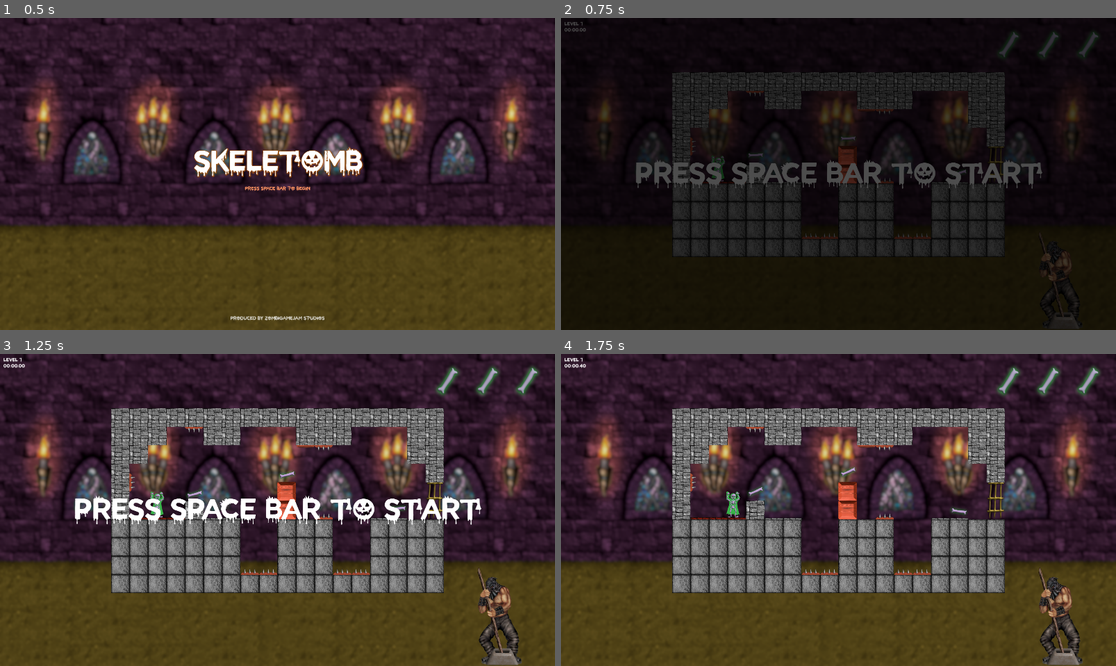
Above: before the commit, frames 1-4 (two rows, left to right).
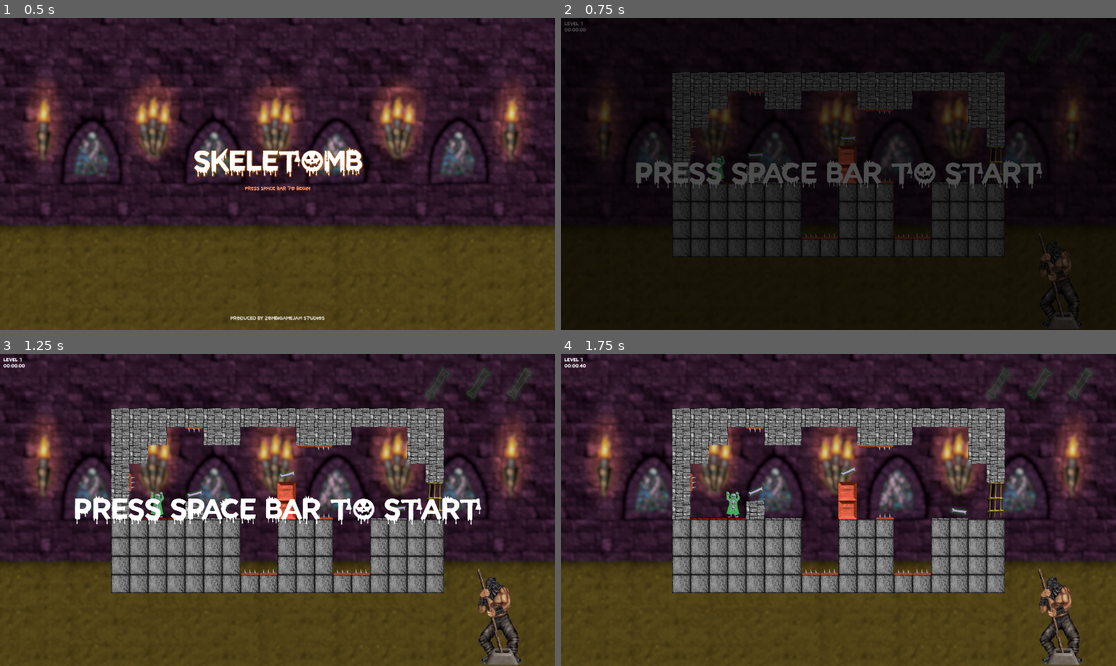
Above: after the commit, the same moments.

Repository: Drew-Wagner/Spectros
Game: Godot game, scene res://scenes/main_menu.tscn
Same seed, same stepped clock (60 frames per second), same inputs: the game is played once before the commit and once after it. Sound files missing from this copy of the repository are replaced by a short silence.
Inputs:
- Up to frame 1 (0.5 s): no input
- Up to frame 2 (0.75 s): click "PRESS SPACE BAR TO BEGIN" at 0.5 s
- Up to frame 3 (1.25 s): no input
- Up to frame 4 (1.75 s): tap Space (toggle) at 1.25, 1.35 s

Frame 1 is identical in both runs. In frame 2, 0.2% of the frame differs, in the area x 78-97%, y 4-13%; in frame 3, 0.6%, in the area x 76-98%, y 4-99%; in frame 4, 0.6%.

Commit message:
Bone Collection display now scales when resizing window.

Diff:
--- a/gui/bone_collection.gd
+++ b/gui/bone_collection.gd
@@ -1,9 +1,9 @@
-extends Control
+extends MarginContainer
 class_name BoneCollection
 
 @export var bone_icon_scene: PackedScene
 
-@onready var hbox = $BoneCollection/HBoxContainer
+@onready var hbox = $HBoxContainer
 
 var bone_amount: int
 var bone_icons: Array[BoneIcon]
@@ -29,5 +29,4 @@
 	bones_collected_amount += 1
 
 func _turn_on_bone_by_number(number: int):
-	bone_icons[bone_amount - number - 1].bone_full.show()
-	bone_icons[bone_amount - number - 1].bone_empty.hide()
+	bone_icons[bone_amount - number - 1].set_full_texture()
--- a/gui/bone_collection.tscn
+++ b/gui/bone_collection.tscn
@@ -1,28 +1,20 @@
-[gd_scene load_steps=2 format=3 uid="uid://cxxbjbc1q5rmg"]
+[gd_scene load_steps=3 format=3 uid="uid://cxxbjbc1q5rmg"]
 
 [ext_resource type="Script" path="res://gui/bone_collection.gd" id="1_ehhpd"]
+[ext_resource type="PackedScene" uid="uid://chv82bw6fflfk" path="res://gui/bone_icon.tscn" id="2_iad1v"]
 
-[node name="BoneCollection" type="Control"]
-layout_mode = 3
-anchors_preset = 0
-offset_top = 32.0
-offset_right = 64.0
-offset_bottom = 96.0
-script = ExtResource("1_ehhpd")
-
-[node name="BoneCollection" type="MarginContainer" parent="."]
-custom_minimum_size = Vector2(64, 64)
-layout_mode = 1
+[node name="BoneCollection" type="MarginContainer"]
 anchors_preset = 1
 anchor_left = 1.0
 anchor_right = 1.0
-offset_left = -40.0
-offset_bottom = 40.0
+offset_left = -160.0
+offset_bottom = 160.0
 grow_horizontal = 0
 theme_override_constants/margin_top = 32
 theme_override_constants/margin_right = 32
+script = ExtResource("1_ehhpd")
+bone_icon_scene = ExtResource("2_iad1v")
 
-[node name="HBoxContainer" type="HBoxContainer" parent="BoneCollection"]
-custom_minimum_size = Vector2(64, 64)
+[node name="HBoxContainer" type="HBoxContainer" parent="."]
 layout_mode = 2
-theme_override_constants/separation = 10
+theme_override_constants/separation = -40
--- a/gui/bone_icon.gd
+++ b/gui/bone_icon.gd
@@ -1,5 +1,8 @@
 extends TextureRect
 class_name BoneIcon
 
-@onready var bone_full: Sprite2D = $BoneFull
-@onready var bone_empty: Sprite2D = $BoneEmpty
+@export var bone_full_texture: Texture2D
+
+
+func set_full_texture():
+	texture = bone_full_texture
--- a/gui/bone_icon.tscn
+++ b/gui/bone_icon.tscn
@@ -6,16 +6,11 @@
 
 [node name="BoneIcon" type="TextureRect"]
 custom_minimum_size = Vector2(128, 128)
-offset_right = 128.0
+offset_right = 160.0
 offset_bottom = 128.0
+size_flags_vertical = 3
+texture = ExtResource("3_rxnix")
+expand_mode = 3
+stretch_mode = 5
 script = ExtResource("1_k4y4x")
-
-[node name="BoneFull" type="Sprite2D" parent="."]
-position = Vector2(64, 64)
-scale = Vector2(0.695652, 0.695652)
-texture = ExtResource("2_ive2m")
-
-[node name="BoneEmpty" type="Sprite2D" parent="."]
-position = Vector2(64, 64)
-scale = Vector2(0.695652, 0.695652)
-texture = ExtResource("3_rxnix")
+bone_full_texture = ExtResource("2_ive2m")
--- a/scenes/game.tscn
+++ b/scenes/game.tscn
@@ -16,7 +16,6 @@
 [ext_resource type="PackedScene" uid="uid://cxxbjbc1q5rmg" path="res://gui/bone_collection.tscn" id="9_0rnu1"]
 [ext_resource type="AudioStream" uid="uid://caigx6k3md34c" path="res://sounds/LEVIER_GJ_AMB_LP.wav" id="9_jiikb"]
 [ext_resource type="AudioStream" uid="uid://bqn8v3nwh8bvt" path="res://sounds/LEVIER_GJ_VO_Headsman_Growl_05.wav" id="9_qffde"]
-[ext_resource type="PackedScene" uid="uid://chv82bw6fflfk" path="res://gui/bone_icon.tscn" id="10_edinx"]
 [ext_resource type="Texture2D" uid="uid://coc4n04vmmje8" path="res://textures/switch_E02.png" id="10_mamxs"]
 [ext_resource type="Texture2D" uid="uid://dqg33apvr1jvo" path="res://textures/switch_E01.png" id="10_ocyo5"]
 [ext_resource type="Script" path="res://scripts/scene_navigation.gd" id="10_ojnpv"]
@@ -128,8 +127,8 @@
 [node name="CanvasLayer" type="CanvasLayer" parent="."]
 
 [node name="MarginContainer" type="MarginContainer" parent="CanvasLayer"]
-offset_right = 40.0
-offset_bottom = 40.0
+offset_right = 192.0
+offset_bottom = 56.0
 theme_override_constants/margin_left = 12
 theme_override_constants/margin_top = 12
 
@@ -165,53 +164,43 @@
 vertical_alignment = 1
 uppercase = true
 
-[node name="BoneCollection" parent="CanvasLayer" instance=ExtResource("9_0rnu1")]
-unique_name_in_owner = true
-anchors_preset = 1
-anchor_left = 1.0
-anchor_right = 1.0
-offset_left = -64.0
-offset_top = 0.0
-offset_right = 0.0
-offset_bottom = 64.0
-grow_horizontal = 0
-bone_icon_scene = ExtResource("10_edinx")
-
-[node name="GridContainer" type="GridContainer" parent="CanvasLayer"]
-anchors_preset = 15
-anchor_right = 1.0
-anchor_bottom = 1.0
-grow_horizontal = 2
-grow_vertical = 2
-
-[node name="Spacer" type="Control" parent="CanvasLayer/GridContainer"]
+[node name="VBoxContainer" type="VBoxContainer" parent="CanvasLayer"]
+anchors_preset = 15
+anchor_right = 1.0
+anchor_bottom = 1.0
+grow_horizontal = 2
+grow_vertical = 2
+
+[node name="BoneCollection" parent="CanvasLayer/VBoxContainer" instance=ExtResource("9_0rnu1")]
+unique_name_in_owner = true
+layout_mode = 2
+size_flags_horizontal = 8
+size_flags_vertical = 3
+
+[node name="Spacer" type="Control" parent="CanvasLayer/VBoxContainer"]
+layout_mode = 2
+size_flags_vertical = 3
+size_flags_stretch_ratio = 3.0
+
+[node name="HBoxContainer" type="HBoxContainer" parent="CanvasLayer/VBoxContainer"]
 layout_mode = 2
 size_flags_horizontal = 3
 size_flags_vertical = 3
-
-[node name="Spacer2" type="Control" parent="CanvasLayer/GridContainer"]
-layout_mode = 2
-size_flags_horizontal = 3
-size_flags_vertical = 3
-
-[node name="HBoxContainer" type="HBoxContainer" parent="CanvasLayer/GridContainer"]
-layout_mode = 2
-size_flags_horizontal = 3
-size_flags_vertical = 3
+size_flags_stretch_ratio = 2.0
 alignment = 2
 
-[node name="TextureRect" type="TextureRect" parent="CanvasLayer/GridContainer/HBoxContainer"]
+[node name="TextureRect" type="TextureRect" parent="CanvasLayer/VBoxContainer/HBoxContainer"]
 layout_mode = 2
 texture = ExtResource("10_ocyo5")
 expand_mode = 3
 stretch_mode = 5
 
-[node name="AnimationPlayer" type="AnimationPlayer" parent="CanvasLayer/GridContainer/HBoxContainer/TextureRect"]
+[node name="AnimationPlayer" type="AnimationPlayer" parent="CanvasLayer/VBoxContainer/HBoxContainer/TextureRect"]
 libraries = {
 "": SubResource("AnimationLibrary_r5uvx")
 }
 
-[node name="Toggleable" type="Node2D" parent="CanvasLayer/GridContainer/HBoxContainer/TextureRect"]
+[node name="Toggleable" type="Node2D" parent="CanvasLayer/VBoxContainer/HBoxContainer/TextureRect"]
 script = ExtResource("13_qf1cm")
 
 [node name="ColorRect" type="ColorRect" parent="CanvasLayer"]
@@ -239,6 +228,6 @@
 script = ExtResource("10_ojnpv")
 
 [connection signal="game_end" from="." to="SceneNavigation" method="go_to" binds= ["res://scenes/end_of_game_menu.tscn"]]
-[connection signal="level_start" from="." to="CanvasLayer/GridContainer/HBoxContainer/TextureRect/AnimationPlayer" method="play" binds= ["RESET"]]
-[connection signal="switched_off" from="CanvasLayer/GridContainer/HBoxContainer/TextureRect/Toggleable" to="CanvasLayer/GridContainer/HBoxContainer/TextureRect/AnimationPlayer" method="play_backwards" binds= ["switch"]]
-[connection signal="switched_on" from="CanvasLayer/GridContainer/HBoxContainer/TextureRect/Toggleable" to="CanvasLayer/GridContainer/HBoxContainer/TextureRect/AnimationPlayer" method="play" binds= ["switch"]]
+[connection signal="level_start" from="." to="CanvasLayer/VBoxContainer/HBoxContainer/TextureRect/AnimationPlayer" method="play" binds= ["RESET"]]
+[connection signal="switched_off" from="CanvasLayer/VBoxContainer/HBoxContainer/TextureRect/Toggleable" to="CanvasLayer/VBoxContainer/HBoxContainer/TextureRect/AnimationPlayer" method="play_backwards" binds= ["switch"]]
+[connection signal="switched_on" from="CanvasLayer/VBoxContainer/HBoxContainer/TextureRect/Toggleable" to="CanvasLayer/VBoxContainer/HBoxContainer/TextureRect/AnimationPlayer" method="play" binds= ["switch"]]
Binary file changed: materials/os_slots.png
Binary file changed: materials/os_slots_empty.png
Not shown: 1 places in scenes/game.tscn that only renumber resources
